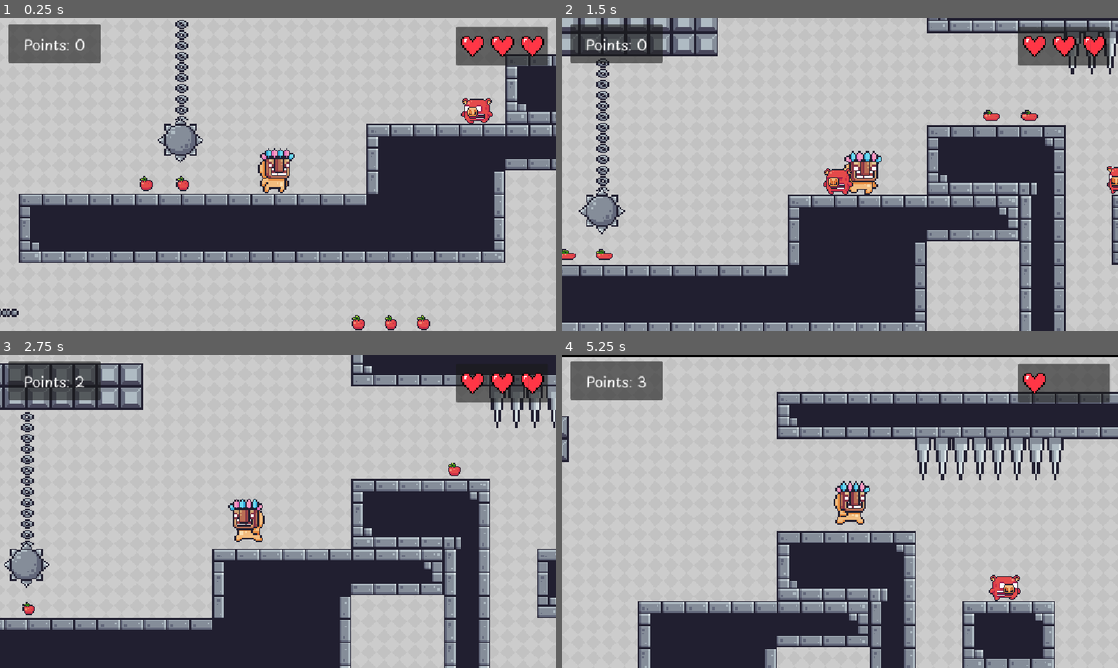
Above: before the commit, frames 1-4 (two rows, left to right).
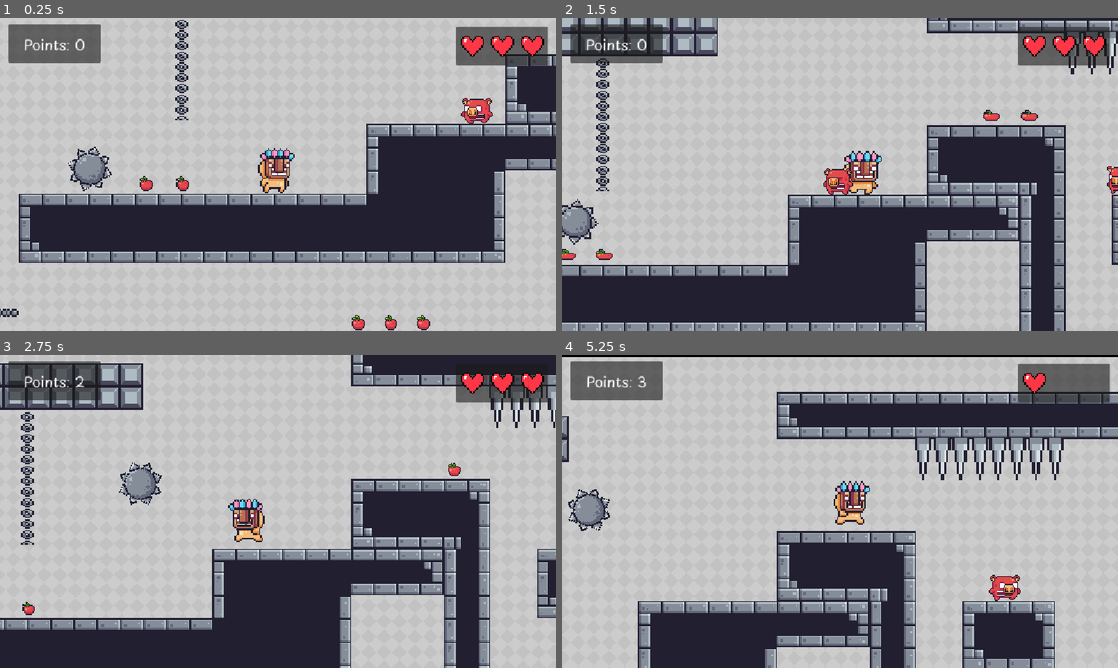
Above: after the commit, the same moments.

Repository: raihan-ys/2d-platformer-game
Game: Godot game, scene res://scenes/levels/level3.tscn
Two runs of this game, one before a commit and one after it. Both use one fixed random seed, a clock stepped at 60 frames per second and the inputs below. This scene is started directly instead of the project's main scene.
Inputs:
- Up to frame 1 (0.25 s): no input
- Up to frame 2 (1.5 s): hold D (right) from 0.53 s (still down); tap W (jump) at 0.77 s
- Up to frame 3 (2.75 s): tap W (jump) at 1.52 s; release D (right) at 2.03 s; hold A (left) from 2.03 s (still down)
- Up to frame 4 (5.25 s): release A (left) at 2.78 s; hold D (right) 2.78-4.28 s; tap W (jump) at 3.02, 3.77, 4.52 s; hold A (left) 4.28-5.03 s; hold D (right) from 5.03 s (still down)

The runs differ from the first frame. In frame 1, 1.3% of the frame differs, in the area x 12-37%, y 31-56%; in frame 2, 1.1%; in frame 3, 1.3%, in the area x 0-30%, y 34-75%; in frame 4, 0.6%.

Commit message:
Created swinging spikes

Diff:
--- a/scenes/game_objects/spike.gd
+++ b/scenes/game_objects/spike.gd
@@ -1,7 +1,6 @@
 extends Area2D
 
-@export var swing_angle: float = 45.0
-@export var swing_speed: float = 2.0
+
 @onready var player = $"../../SceneObjects/Player"
 
 func _on_body_entered(body: Node2D) -> void:
--- a/scenes/game_objects/spike_ball.gd
+++ b/scenes/game_objects/spike_ball.gd
@@ -1,6 +1,17 @@
 extends Area2D
 
+
+@export var swing_angle: float = 30.0 # Maximum swining angle
+@export var swing_speed: float = 2.0
+
 @onready var player = $"../../SceneObjects/Player"
+
+var time_passed: float = 0.0
+
+# Called every frame. 'delta' is the elapsed time since the previous frame.
+func _process(delta: float) -> void:
+	time_passed += delta
+	rotation = deg_to_rad(swing_angle) * sin(time_passed * swing_speed)
 
 func _on_body_entered(body: Node2D) -> void:
 	if body.name == "Player" :
Not shown, added: scenes/game_objects/spike_ball.tscn4445091462.tmp
